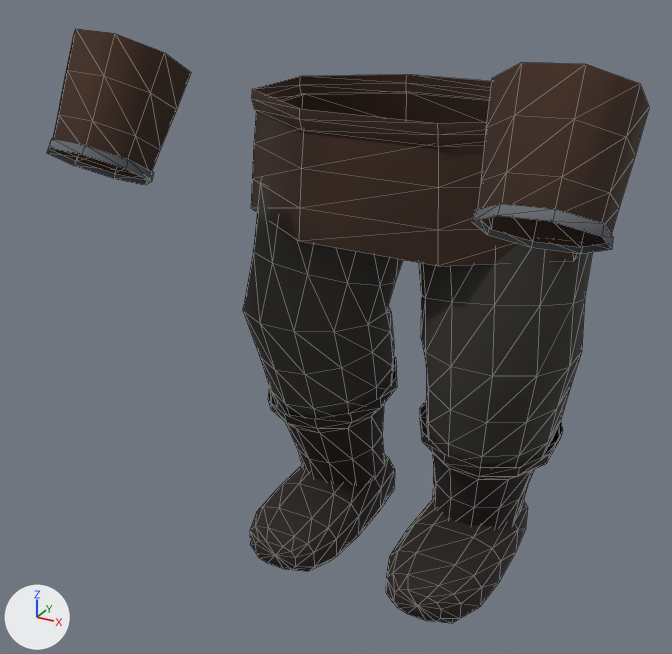
An edit to the glTF model public/assets/lab/ogre-kit.gltf, drawn before and after from the same camera.
The view is the same before and after, from a 50 mm lens placed at (0.817, -1.931, 1.466), pointed at (-0.083, -0.296, 0.649). The lights are fixed; the arrows at lower left show +X, +Y and +Z. The first picture is the older version. Mesh edges are drawn as thin lines. Vertices at exactly the same position are counted once.
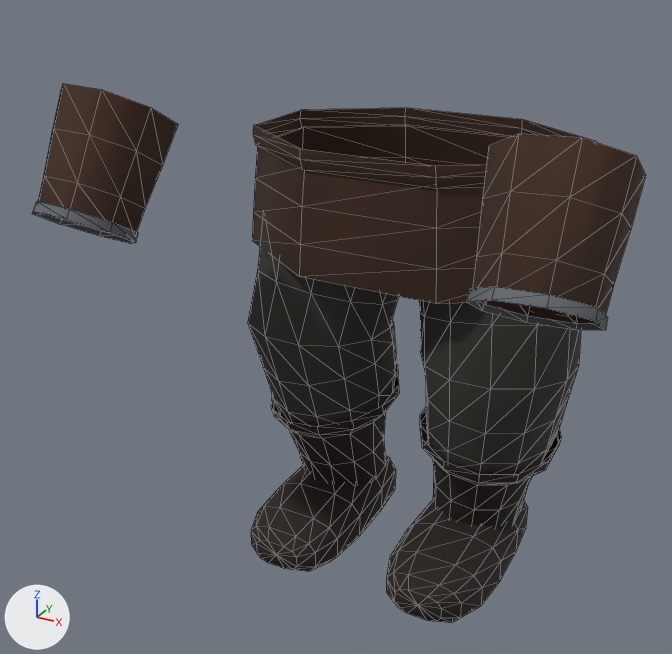
Location of each change, [x1, y1, x2, y2] in pixels of the pictures (672 x 654 px; the box of a moved part takes in the faces that stretch with it):
'mesh', reshaped (9% shorter)
    before: [47, 29, 649, 623]
    after: [32, 84, 646, 623]
part 1 of me_mesh_0, moved or reshaped
    before: [252, 74, 491, 146]
    after: [253, 108, 596, 188]
part 2 of me_mesh_0, moved or reshaped
    before: [251, 92, 578, 266]
    after: [252, 125, 512, 304]
part 3 of me_mesh_0, moved or reshaped
    before: [477, 62, 649, 247]
    after: [472, 134, 646, 323]
part 4 of me_mesh_0, moved or reshaped
    before: [51, 29, 191, 180]
    after: [38, 84, 178, 235]
part 5 of me_mesh_0, moved or reshaped
    before: [472, 204, 613, 254]
    after: [466, 287, 608, 330]
part 6 of me_mesh_0, moved or reshaped
    before: [47, 139, 154, 185]
    after: [32, 201, 138, 244]
part 7 of me_mesh_0, moved or reshaped
    before: [420, 401, 563, 527]
    after: [420, 408, 561, 527]
part 8 of me_mesh_0, moved or reshaped
    before: [268, 357, 397, 484]
    after: [271, 364, 399, 484]
part 9 of me_mesh_0, moved or reshaped
    before: [243, 182, 592, 468]
    after: [248, 224, 581, 475]

The change, as a diff of the scene's bpy script:
```diff
--- a/public/assets/lab/ogre-kit.gltf.py
+++ b/public/assets/lab/ogre-kit.gltf.py
@@ me_mesh_0 @@
 # used by ob_mesh; location = (0.0, 0.0, 0.0)
-me_mesh_0.from_pydata(...)  # 620 vertices, 1036 faces; spans x -0.543..0.543, y -0.683..0.215, z 0.0..1.279
+me_mesh_0.from_pydata(...)  # 620 vertices, 1036 faces; spans x -0.557..0.557, y -0.726..0.215, z -0.002..1.183
+# me_mesh_0 part 1: the loose piece of 24 vertices spanning x -0.362..0.362, y -0.327..0.179, z 1.075..1.12 is moved by (0.0, 0.0, -0.08)
+# me_mesh_0 part 2: the loose piece of 32 vertices spanning x -0.384..0.384, y -0.321..0.215, z 0.84..1.08 is moved by (0.0, 0.0, -0.08)
+# me_mesh_0 part 3: the loose piece of 32 vertices spanning x 0.318..0.543, y -0.674..-0.389, z 0.986..1.279 is multiplied about its middle by the matrix ((1.0, -0.002, -0.003), (-0.002, 1.022, 0.038), (-0.003, 0.038, 1.065)), then moved by (0.015, -0.037, -0.103)
+# me_mesh_0 part 4: the loose piece of 32 vertices spanning x -0.543..-0.318, y -0.674..-0.389, z 0.986..1.279 is multiplied about its middle by the matrix ((1.0, 0.002, 0.003), (0.002, 1.022, 0.038), (0.003, 0.038, 1.065)), then moved by (-0.015, -0.037, -0.103)
+# me_mesh_0 part 5: the loose piece of 16 vertices spanning x 0.339..0.538, y -0.683..-0.504, z 0.975..1.092 is moved by (0.015, -0.042, -0.112)
+# me_mesh_0 part 6: the loose piece of 16 vertices spanning x -0.538..-0.339, y -0.683..-0.504, z 0.975..1.092 is moved by (-0.015, -0.042, -0.112)
+# me_mesh_0 part 7: the loose piece of 60 vertices spanning x 0.052..0.371, y -0.25..0.105, z 0.118..0.425 is multiplied about its middle by the matrix ((0.999, 0.001, -0.009), (0.001, 0.998, 0.011), (-0.009, 0.011, 0.919)), then moved by (-0.002, 0.006, -0.013)
+# me_mesh_0 part 8: the loose piece of 60 vertices spanning x -0.371..-0.052, y -0.25..0.105, z 0.118..0.425 is multiplied about its middle by the matrix ((0.999, -0.001, 0.009), (-0.001, 0.998, 0.011), (0.009, 0.011, 0.919)), then moved by (0.002, 0.006, -0.013)
+# me_mesh_0 part 9: 168 of 620 vertices moved; they spanned x -0.402..0.402, y -0.299..0.124, z 0.331..0.956 and now span x -0.397..0.397, y -0.289..0.128, z 0.312..0.893; mean shift (0.0, 0.007, -0.041); largest move (0.24, -0.231, 0.956) -> (0.238, -0.227, 0.893)
+# other edits to the shape of me_mesh_0 do not show in these pictures
 me_mesh_0.materials.append(mat_leather)
```
